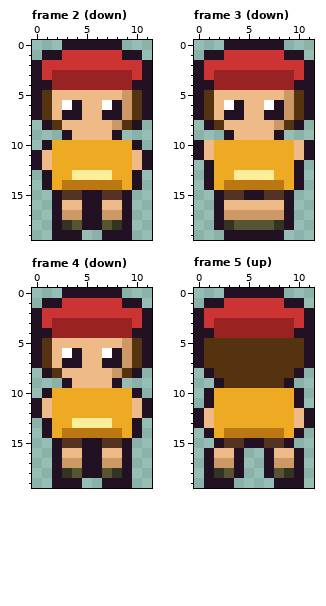
One commit to this pixel-art file: games/picomon/art/trainer.aseprite. That is the earlier state.
12x20 pixels, 8 frames. Shown: frame 2 (down), frame 3 (down), frame 4 (down), frame 5 (up). The commit also changed other frames, which this record leaves out.
After:
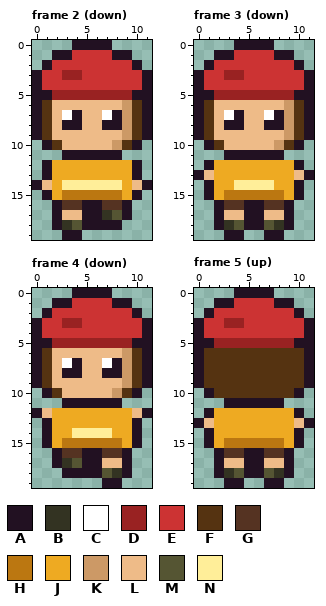
Palette (. is transparent): A #221122  B #333322  C #ffffff  D #992222  E #cc3333  F #553311  G #553322  H #bb7711  J #eeaa22  K #cc9966  L #eebb88  M #555533  N #ffee99
The edit:
Changed rows in their new state; - is an unchanged pixel.
Frame 2 (down), layers "outline", "shade", "fill":
first column x 0:
 0 ---.----.---
 1 -.-A----A-.-
 2 .A--------A.
 3 --E--EEEEE--
 4 -EEEEEEEEEE-
 5 -ADDDDDDDDA-
 6 ---LL--LL---
 7 ---C---C----
 8 AFLAA--AAKFA
 9 AFLL----LKFA
10 --FLLLLLKF--
11 ...AAAAAA...
12 .A--------A.
13 ----JJJJ----
14 AL-NNNNNN-LA
15 -AJHHHHHHJA-
16 ---GG--GG---
17 ---LL--BM---
18 -------AA.--
19 --.----...--
Frame 3 (down), layers "outline", "shade", "fill":
first column x 0:
 0 ---.----.---
 1 -.-A----A-.-
 2 .A--------A.
 3 --E--EEEEE--
 4 -EEEEEEEEEE-
 5 -ADDDDDDDDA-
 6 ---LL--LL---
 7 ---C---C----
 8 AFLAA--AAKFA
 9 AFLL----LKFA
10 .AFLLLLLKFA.
11 ...AAAAAA...
13 AL--JJJJ--LA
14 ---JNNNNJ---
15 -AJHHHHHHJA-
16 ---GGAAGG---
17 ---LLAALL---
18 -----AA-----
19 -----..-----
Frame 4 (down), layers "outline", "shade", "fill":
first column x 0:
 0 ---.----.---
 1 -.-A----A-.-
 2 .A--------A.
 3 --E--EEEEE--
 4 -EEEEEEEEEE-
 5 -ADDDDDDDDA-
 6 ---LL--LL---
 7 ---C---C----
 8 AFLAA--AAKFA
 9 AFLL----LKFA
10 --FLLLLLKF--
11 ...AAAAAA...
13 ----JJJJ----
14 ---JNNNNJ---
15 -AJHHHHHHJA-
16 ---GG--GG---
17 ---BM--LL---
18 --.AA-------
19 --...----.--
Frame 5 (up), layers "outline", "shade", "fill":
first column x 0:
 0 ---.----.---
 1 -.-A----A-.-
 2 .A--------A.
 3 --E--EEEEE--
 4 -EEEEEEEEEE-
 5 -ADDDDDDDDA-
 8 AF--------FA
 9 AFF------FFA
10 --FFFFFFFF--
11 -..AAAAAA..-
12 .A--------A.
14 ---JJJJJJ---
15 -AJHHHHHHJA-
16 -.AGGAAGGA.-
17 -.ALLAALLA.-
18 -.ABMAAMBA.-
19 -..-A--A-..-
